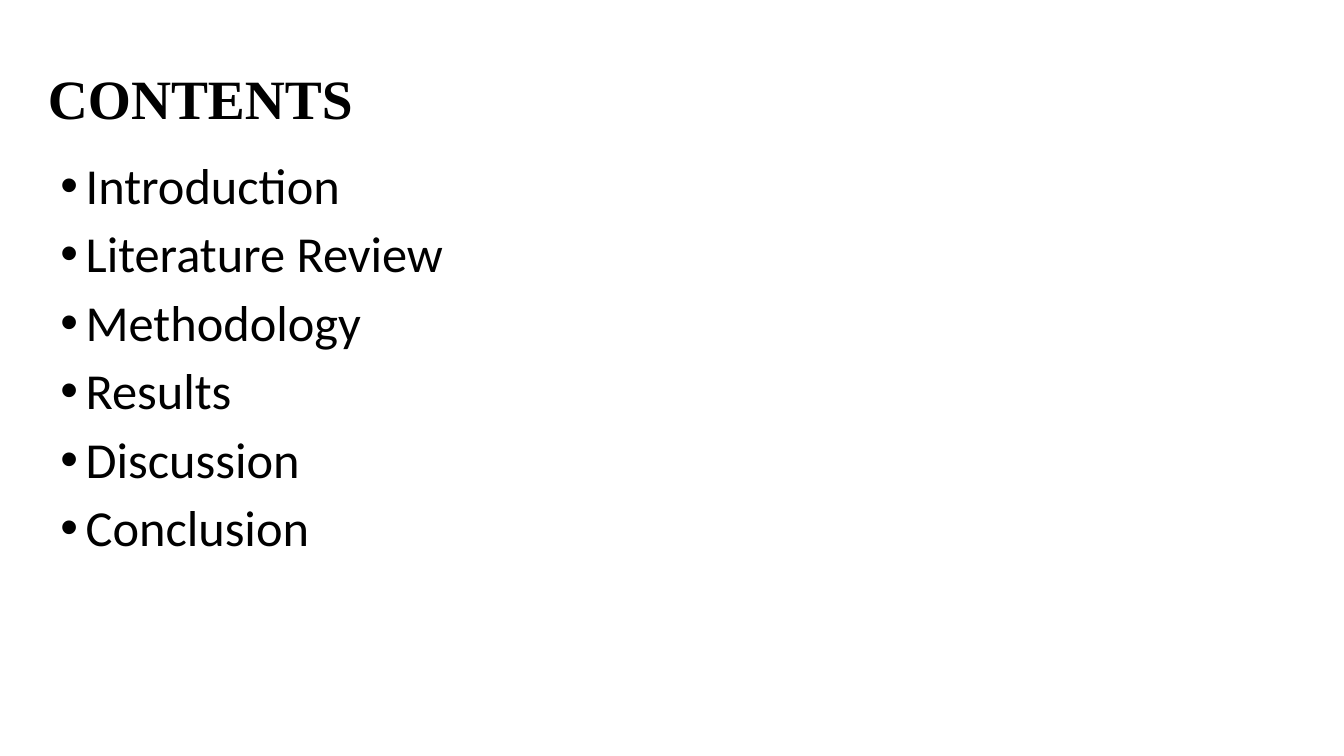
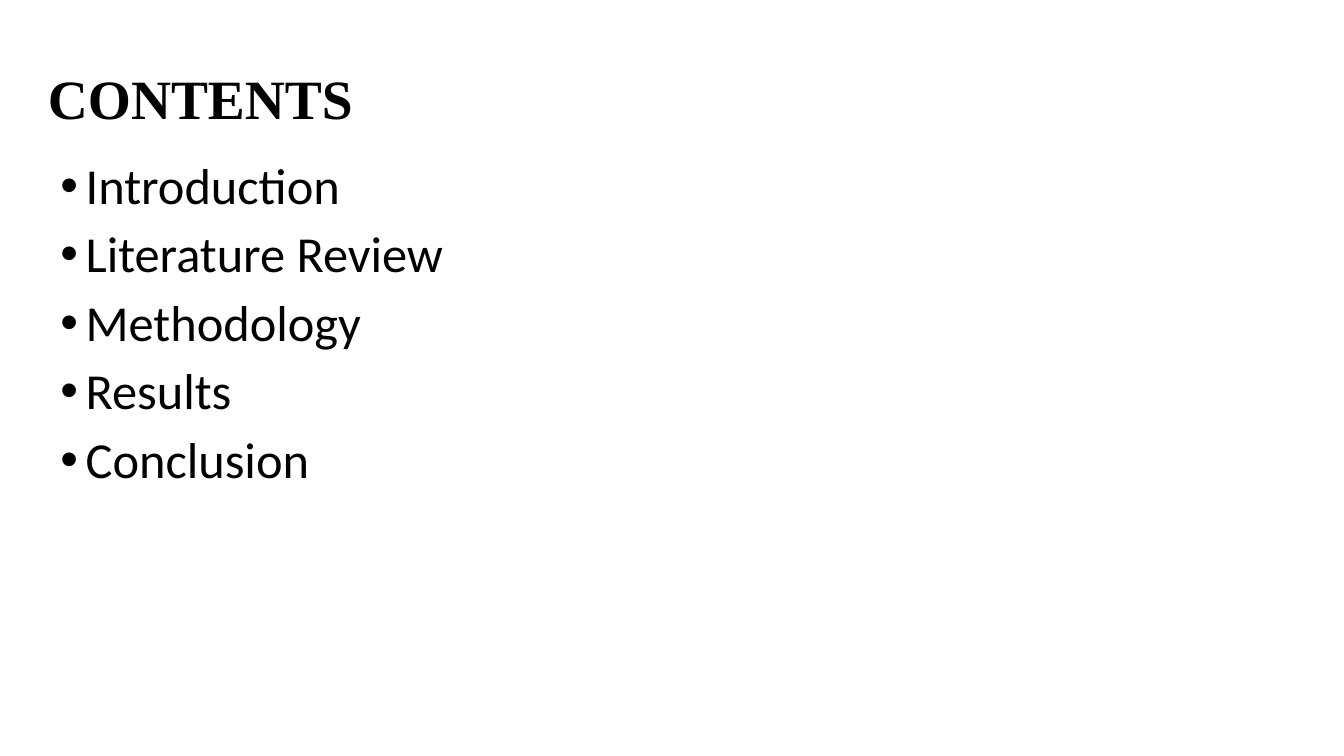
Before and after one commit to jasonfghx/lilicoco, a slide deck: slide 2 of diffusion書報/DDPM.pptx. Drawn at 1344x756 pixels with LibreOffice and Linux fonts; fonts in the diff are those of the drawing. Boxes give left, top, right and bottom in pixels: in the first picture for what was removed or moved away, otherwise in the second. Text is boxed around its words. In the diff, an @@ line names an element or a change of style, - is before the commit and + after.

```diff
--- a/diffusion書報/DDPM.pptx
+++ b/diffusion書報/DDPM.pptx
@@ text at bbox=[86, 443, 300, 479]: paragraph removed @@
-• Discussion
```
Also in this commit, not shown: 1 other slide changed, 2 slides added.
